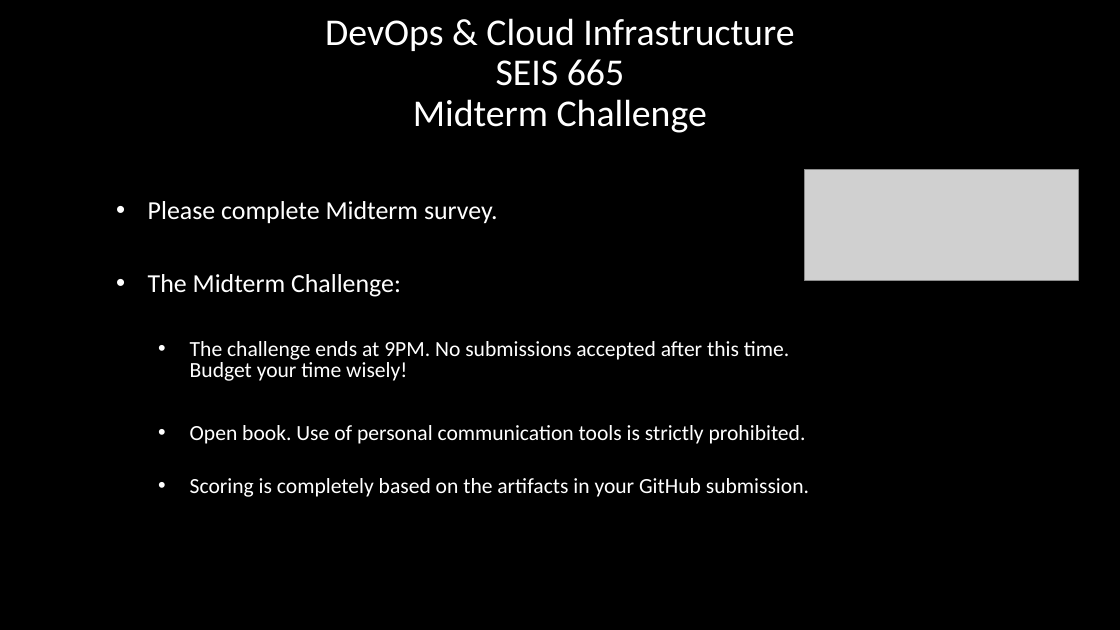
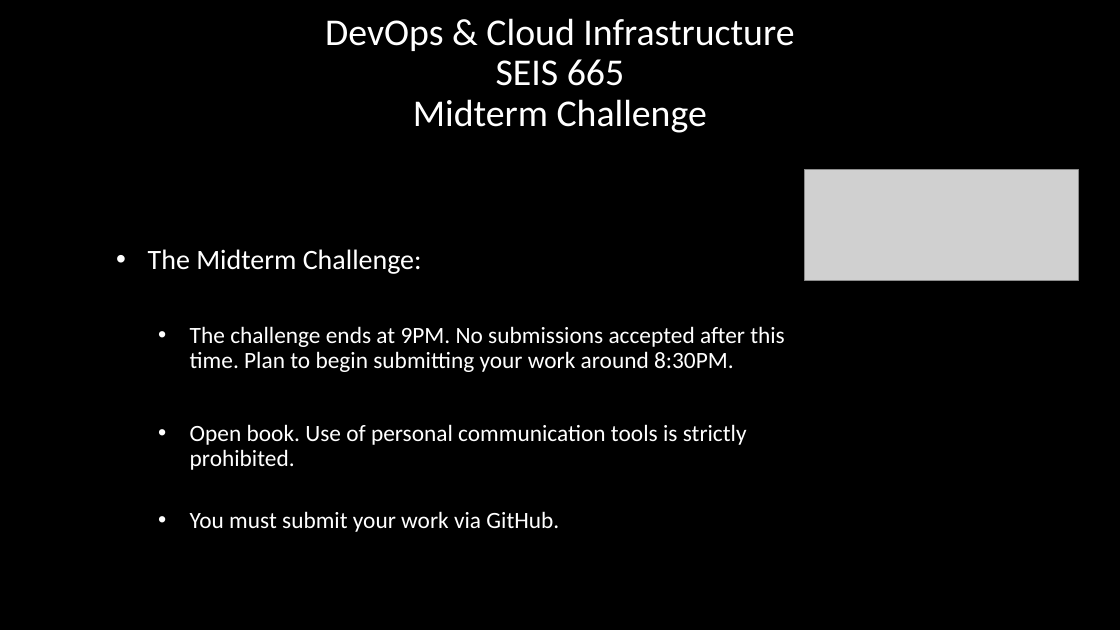
Before and after one commit to jasondbaker/infrastructure-class, a slide deck: slide 1 of lectures/infrastructure-week-7-midterm.pptx. Drawn at 1120x630 pixels with LibreOffice and Linux fonts; fonts in the diff are those of the drawing; grey boxes stand for pictures. Boxes give left, top, right and bottom in pixels: in the first picture for what was removed or moved away, otherwise in the second. Text is boxed around its words. In the diff, an @@ line names an element or a change of style, - is before the commit and + after.

```diff
--- a/lectures/infrastructure-week-7-midterm.pptx
+++ b/lectures/infrastructure-week-7-midterm.pptx
@@ subtitle at (148,201,498,224): paragraph removed @@
-• Please complete Midterm survey.
@@ subtitle at (148,249,747,470): size 22.2 to 24 pt in "The Midterm Challenge:"; size 18.5 to 20 pt in "Open book. Use of personal communication tools ..."; line spacing 0.8 to 0.9 @@
@@ subtitle at (190,326,785,372): text changed; size 18.5 to 20 pt @@
-  • The challenge ends at 9PM. No submissions accepted after this time. Budget your time wisely!
+  • The challenge ends at 9PM. No submissions accepted after this time. Plan to begin submitting your work around 8:30PM.
@@ subtitle at (190,511,559,532): text changed; size 18.5 to 20 pt @@
-  • Scoring is completely based on the artifacts in your GitHub submission.
+  • You must submit your work via GitHub.
```
Also in this commit, not shown: 8 other files.
